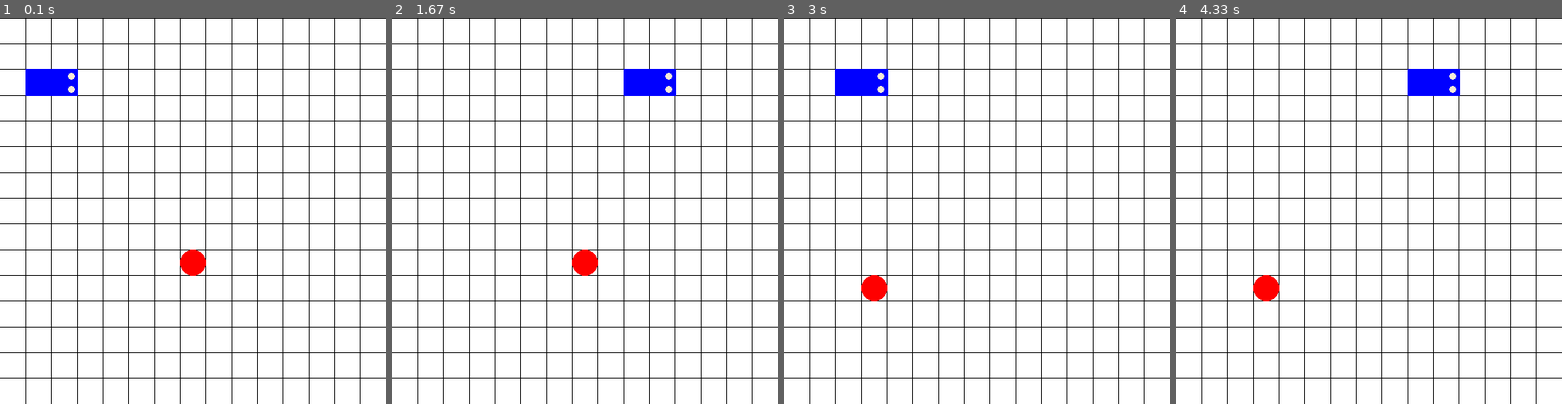
Above: before the commit, frames 1-4 (left to right).
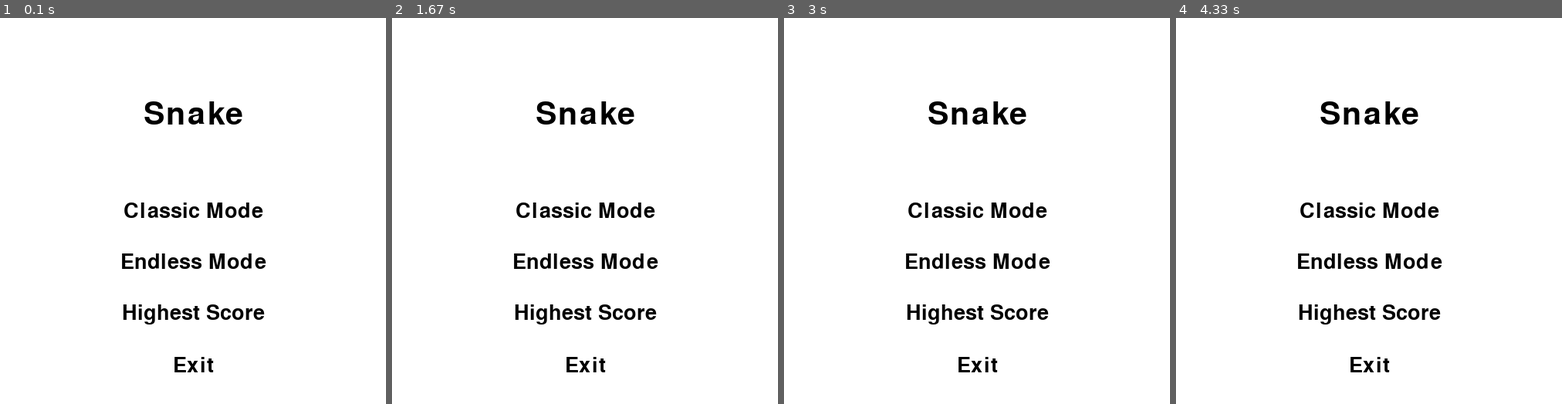
Above: after the commit, the same moments.

Repository: 1m188/snake
Game: pygame game, started from snake_pygame/main.py
Two runs of this game, one before a commit and one after it. Both use one fixed random seed, a clock stepped at 60 frames per second and the inputs below.
Inputs (mouse positions are in pixels of both pictures, inside the frame that each line leads up to):
- Up to frame 1 (0.1 s): no input
- Up to frame 2 (1.67 s): click (585, 261) at 0.38 s, where only the run after the commit has a clickable "Endless Mode"; click (585, 315) at 0.72 s, where only the run after the commit has a clickable "Highest Score"; press the mouse at (585, 211) at 1.2 s; move the mouse to (600, 195) at 1.3 s; release the mouse at (612, 180) at 1.43 s
- Up to frame 3 (3 s): click (977, 211) at 2.05 s, where only the run after the commit has a clickable "Classic Mode"; press the mouse at (977, 365) at 2.37 s; move the mouse to (915, 307) at 2.47 s; release the mouse at (849, 249) at 2.6 s
- Up to frame 4 (4.33 s): click (1369, 211) at 3.22 s, where only the run after the commit has a clickable "Classic Mode"; press the mouse at (1369, 365) at 3.53 s; move the mouse to (1307, 245) at 3.63 s; release the mouse at (1245, 126) at 3.77 s

The runs differ from the first frame. In frame 1, 9.7% of the frame differs, in the area x 0-100%, y 0-100%; in frame 2, 9.7%; in frame 3, 9.9%; in frame 4, 9.8%.

Commit message:
添加开始场景

Diff:
--- a/snake_pygame/main.py
+++ b/snake_pygame/main.py
@@ -8,5 +8,7 @@
 pygame.display.set_caption("Snake")
 
 while True:
+    startScene = scene.StartScene()
+    startScene.run()
     gameScene = scene.GameScene()
     gameScene.run()
--- a/snake_pygame/scene.py
+++ b/snake_pygame/scene.py
@@ -50,6 +50,66 @@
         self.end(*args, **kwargs)
 
 
+# 开始场景
+class StartScene(Scene):
+    def __init__(self):
+        super().__init__(config.screen, config.FPS)
+
+    def prepare(self, *args, **kwargs):
+        infoTextFont = pygame.font.Font(None, 60)
+        btnTextFont = pygame.font.Font(None, 40)
+        textColor = (0, 0, 0)
+
+        # 标题信息
+        self.infoLab = sprite.Label("Snake", infoTextFont, textColor)
+        self.infoLab.rect.center = (config.width / 2, config.height / 4)
+
+        # 经典模式
+        self.classicBtn = sprite.Button("Classic Mode", btnTextFont, textColor)
+        self.classicBtn.rect.center = self.infoLab.rect.center
+        self.classicBtn.rect.centery = config.height / 2
+
+        intervl = (config.height - self.classicBtn.rect.top) / 4 - self.classicBtn.rect.height
+
+        # 无尽模式
+        self.endlessBtn = sprite.Button("Endless Mode", btnTextFont, textColor)
+        self.endlessBtn.rect.center = self.classicBtn.rect.center
+        self.endlessBtn.rect.top = self.classicBtn.rect.bottom + intervl
+
+        # 最高分
+        self.highestScoreBtn = sprite.Button("Highest Score", btnTextFont, textColor)
+        self.highestScoreBtn.rect.center = self.endlessBtn.rect.center
+        self.highestScoreBtn.rect.top = self.endlessBtn.rect.bottom + intervl
+
+        # 退出
+        self.exitBtn = sprite.Button("Exit", btnTextFont, textColor)
+        self.exitBtn.rect.center = self.highestScoreBtn.rect.center
+        self.exitBtn.rect.top = self.highestScoreBtn.rect.bottom + intervl
+
+    def eventHandle(self, event):
+        if event.type == pygame.USEREVENT:
+            if event.signal == self.classicBtn.clicked:  # 点击经典模式按钮
+                pass
+            elif event.signal == self.endlessBtn.clicked:  # 点击无尽模式按钮
+                pass
+            elif event.signal == self.highestScoreBtn.clicked:  # 点击最高分按钮
+                pass
+            elif event.signal == self.exitBtn.clicked:  # 点击退出按钮
+                sys.exit()
+        self.classicBtn.eventHandle(event)
+        self.endlessBtn.eventHandle(event)
+        self.highestScoreBtn.eventHandle(event)
+        self.exitBtn.eventHandle(event)
+
+    def render(self, *args, **kwargs):
+        self.screen.fill((255, 255, 255))
+        self.infoLab.draw(self.screen)
+        self.classicBtn.draw(self.screen)
+        self.endlessBtn.draw(self.screen)
+        self.highestScoreBtn.draw(self.screen)
+        self.exitBtn.draw(self.screen)
+
+
 # 游戏场景
 class GameScene(Scene):
     def __init__(self):
